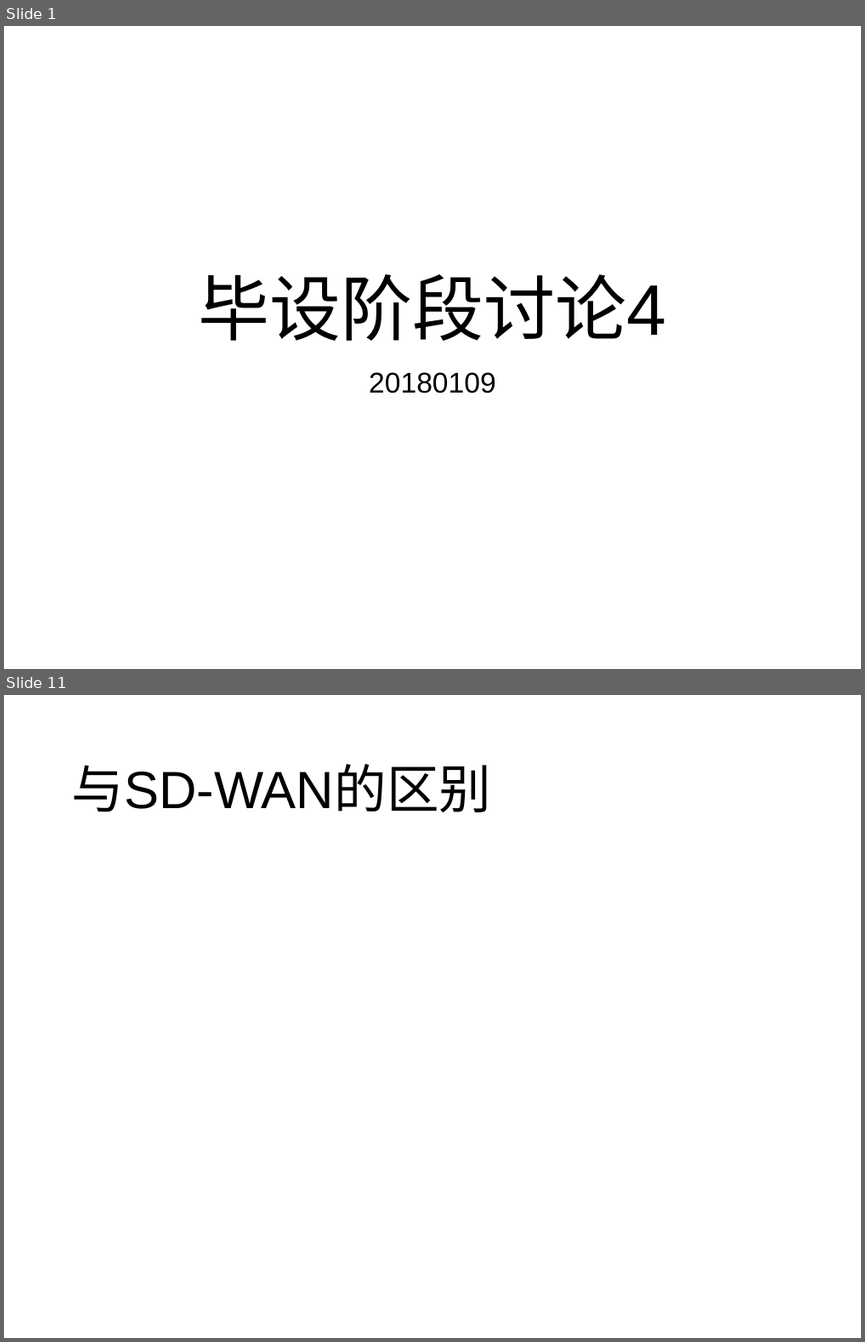
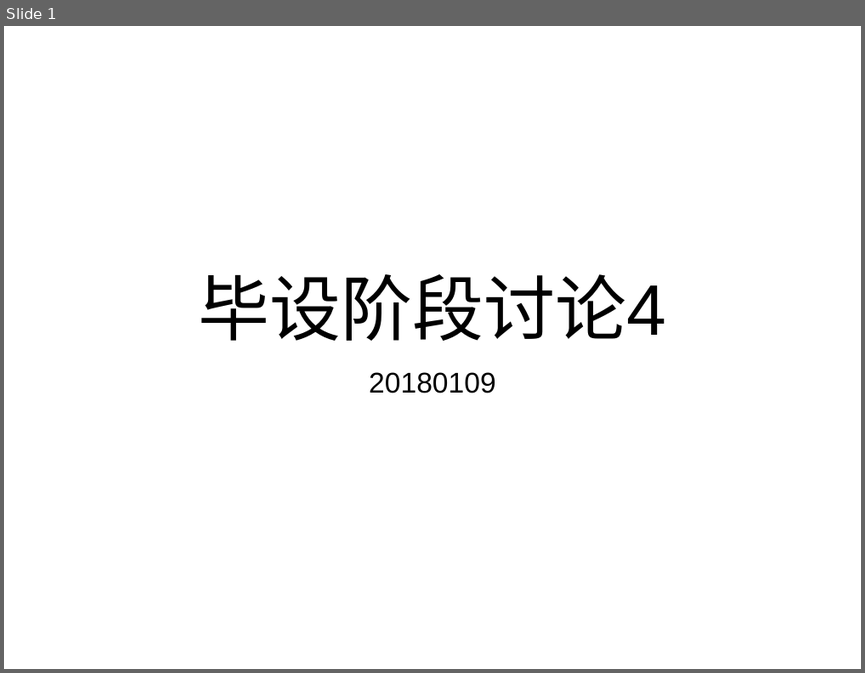
Before and after one commit to wangqing93/ibgp_exp, a slide deck: doc/毕设阶段讨论4.pptx. Shown one above the other, each under a label of ours: slides 1 and 11 before the commit, slide 1 after it; the slides between them are not shown. The pictures are 865x1342 and 865x673 pixels, drawn with LibreOffice and Linux fonts; fonts in the diff are those of the drawing. Boxes give left, top, right and bottom in pixels: in the first picture for what was removed or moved away, otherwise in the second. Text is boxed around its words. In the diff, an @@ line names an element or a change of style, - is before the commit and + after.

```diff
--- a/doc/毕设阶段讨论4.pptx
+++ b/doc/毕设阶段讨论4.pptx
@@ slide 11 removed at (4, 695, 861, 1338), background #FFFFFF @@
@@ title removed at (71, 764, 491, 812) @@
-与SD-WAN的区别
```
Also in this commit, not shown: 9 slides changed, 5 slides added, 1 other slide removed.
